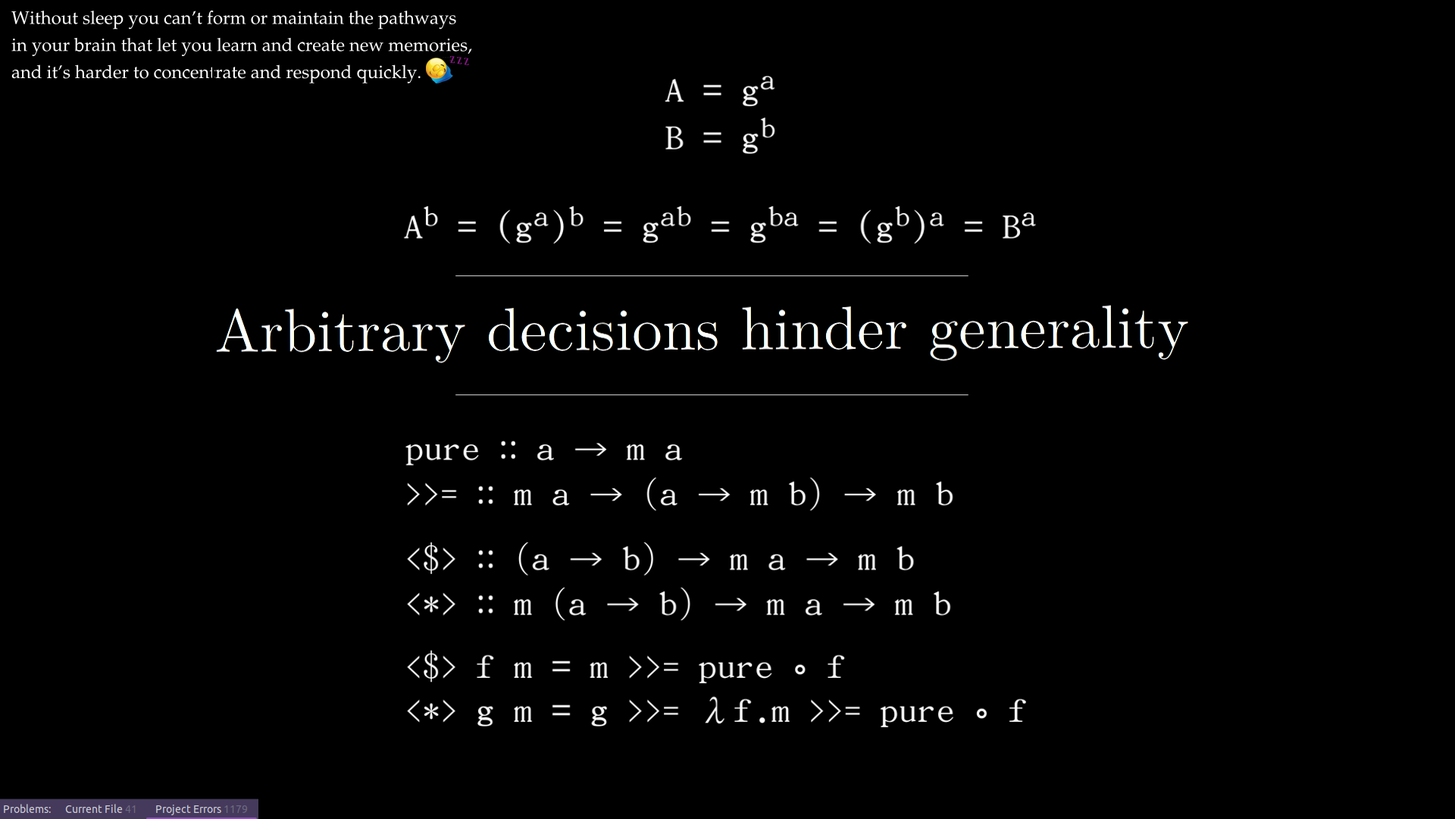
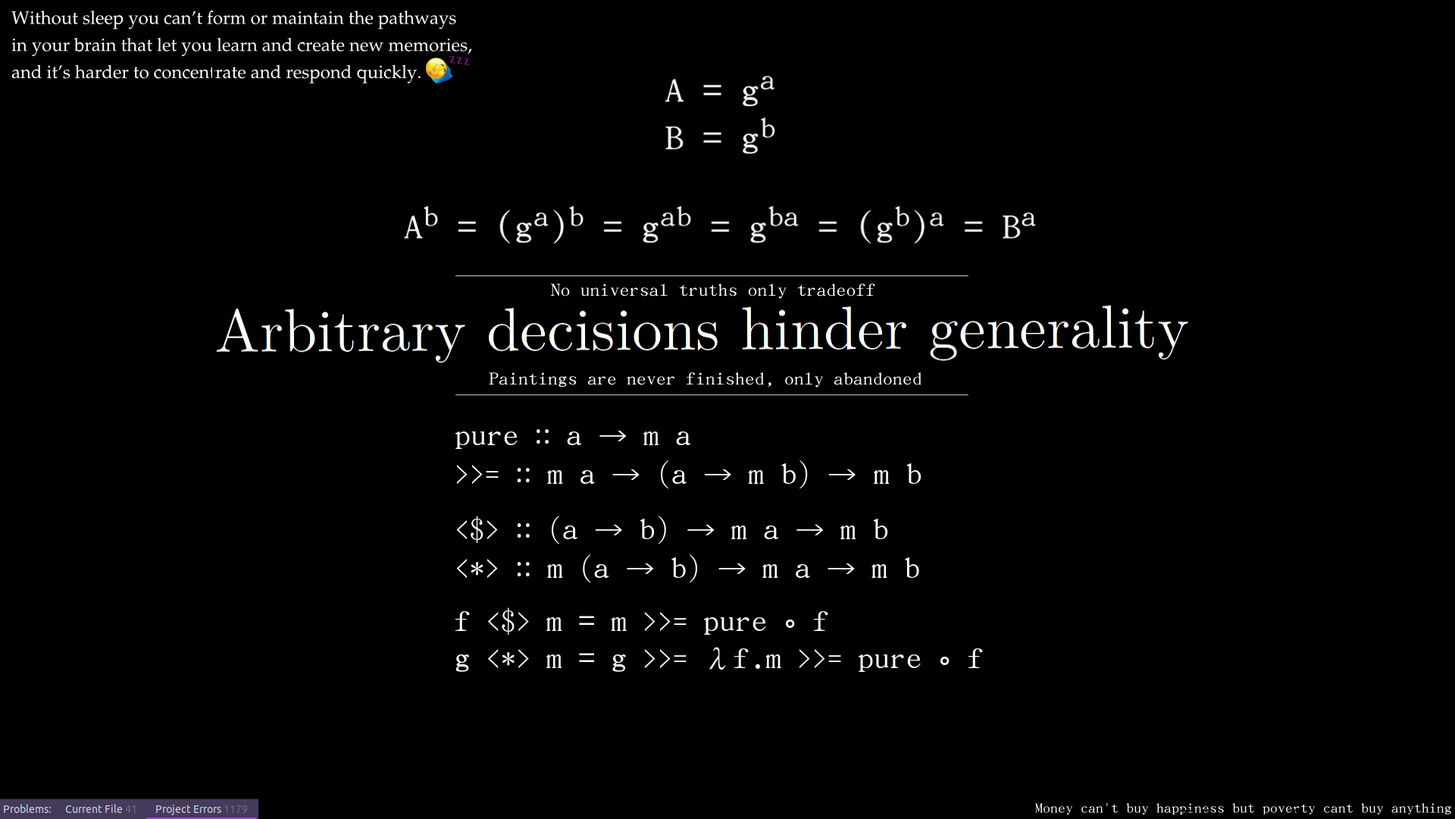
The second 1455px x 819px image is a revision of the first. Changes to its layers:
painted on "Tekenlaag 3 (geplakt)" over [left=1035, top=802, right=1255, bottom=815]
removed layer "Achtergrond" (2nd of 2) over [left=404, top=283, right=1452, bottom=815]
added layer "Tekenlaag 5 (geplakt)" (2nd of 2) above "Tekenlaag 3" over [left=404, top=372, right=1019, bottom=728]
painted on "Tekenlaag 3" over [left=404, top=283, right=1452, bottom=815]
added layer "Tekenlaag 4" over [left=404, top=283, right=1452, bottom=815]
